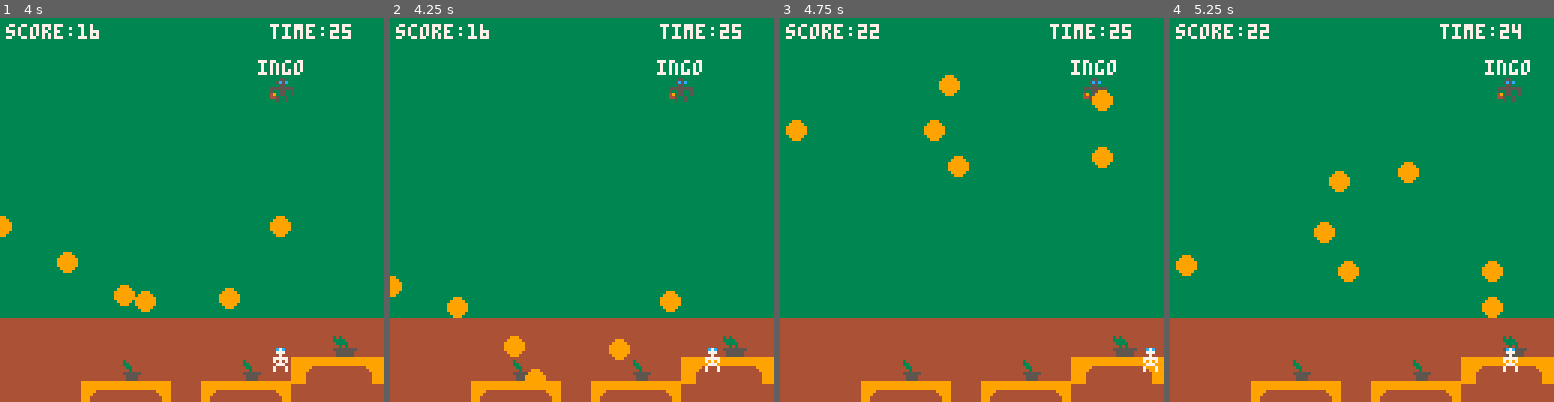
Above: before the commit, frames 1-4 (left to right).
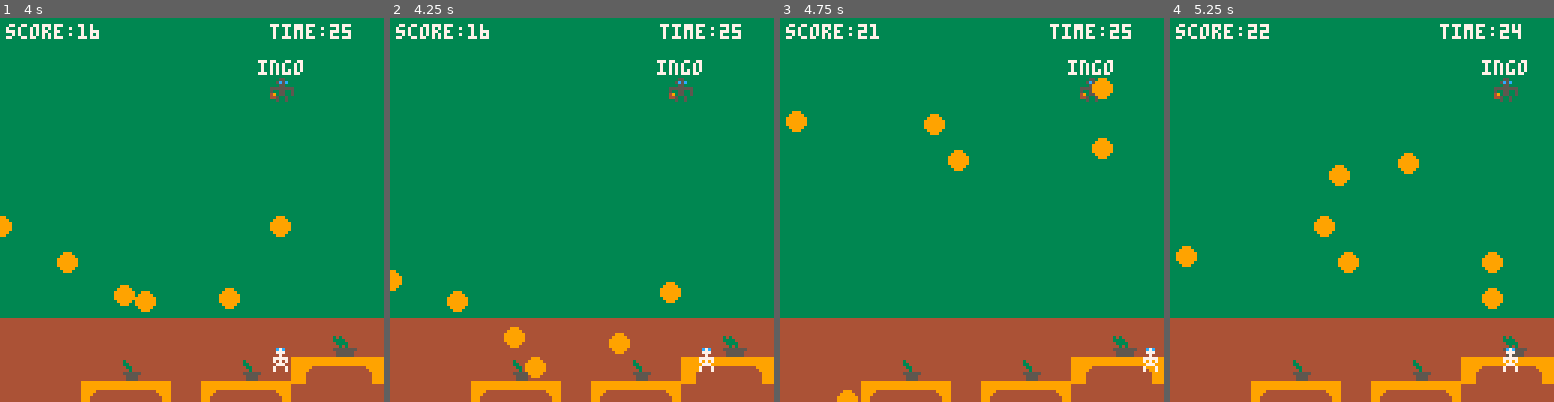
Above: after the commit, the same moments.

Repository: fpiesik/sursa_25-26
Game: PICO-8 cartridge alina.p8
Two runs of this game, one before a commit and one after it. Both use one fixed random seed, a clock stepped at 60 frames per second and the inputs below.
Inputs:
- Up to frame 1 (4 s): tap X (X key) at 0.33, 1.07, 1.85, 2.97 s; tap O (Z key) at 0.7, 1.7, 2.1, 2.5, 2.9, 3.3, 3.7 s; hold Right 1.6-2.1 s; hold Right 2.47-3.03 s; hold Left 3.08-3.58 s
- Up to frame 2 (4.25 s): hold Right from 4.02 s (still down); tap X (X key) at 4.08 s; tap O (Z key) at 4.1 s
- Up to frame 3 (4.75 s): tap O (Z key) at 4.5 s; release Right at 4.68 s
- Up to frame 4 (5.25 s): tap O (Z key) at 4.9 s; hold Left from 5.08 s (still down); tap X (X key) at 5.2 s

Frame 1 is identical in both runs. In frame 2, 1.3% of the frame differs, in the area x 0-86%, y 65-95%; in frame 3, 2.0%; in frame 4, 2.2%, in the area x 1-94%, y 10-79%.

Commit message:
Add multi-cart launcher

Diff:
--- a/alina.p8
+++ b/alina.p8
@@ -101,6 +101,7 @@
 end
 
 function _draw()
+ ss_menu()
 
  cls(3)
 
@@ -138,6 +139,15 @@
   print("press y",48,70,7)
  end
 end
+-->8
+-- multi-cart helper
+function ss_menu()
+ if (btn(4) and btnp(5))
+ or (btn(5) and btnp(4)) then
+  load("surviving_sandwehen.p8")
+ end
+end
+
 __gfx__
 0000000000c7c00000c7c00000c7c000000000000000000000000000000000000000000000000000000000000000000000000000000000000000000000000000
 00000000007770000077700000777000000000000000000000000000000000000000000000000000000000000000000000000000000000000000000000000000
--- a/alissa.p8
+++ b/alissa.p8
@@ -8,6 +8,7 @@
 won = 0
 
 function _draw()
+ ss_menu()
 	if coll > 0 then
 		cls(14)
 		print("gameover", 50+x, 60,8)
@@ -104,6 +105,15 @@
 	end
 
 end
+-->8
+-- multi-cart helper
+function ss_menu()
+ if (btn(4) and btnp(5))
+ or (btn(5) and btnp(4)) then
+  load("surviving_sandwehen.p8")
+ end
+end
+
 __gfx__
 7776677744444444bbbbbbbb777777770000000077777777000000007777777777777777555555557777777777777777cc5ccccccc5cccc56666666677777777
 7777767746664466bbbbbbbb777777770000000077755777000000007666666777777777555555557777777777575757c55555ccc55555556666666677777777
--- a/damon.p8
+++ b/damon.p8
@@ -15,6 +15,7 @@
 	zeit:init()
  end
 function _draw()
+ ss_menu()
 	if btn(0) then
   x = x - s
   f = f + 1
@@ -202,6 +203,15 @@
 		spr(s.sprts[s.frm],s.x+s.br-4,s.y)
 	end
 }
+
+-->8
+-- multi-cart helper
+function ss_menu()
+ if (btn(4) and btnp(5))
+ or (btn(5) and btnp(4)) then
+  load("surviving_sandwehen.p8")
+ end
+end
 
 __gfx__
 00000000000000000000000000000000000000000000000077777777bbbbbbbb788888887888888777777777777777776666666688888888aaa7aaa77a77a777
--- a/elanur.p8
+++ b/elanur.p8
@@ -13,6 +13,7 @@
 end
 
 function _draw()
+ ss_menu()
 	if gmo == 1 then
 		cls(12)
 		print("gmo",x+50,50,8)
@@ -64,6 +65,15 @@
 	frame=flr(time()*5) % #sprts+1
 	spr(sprts[frame],x,y)
 	?frame
+end
+
+-->8
+-- multi-cart helper
+function ss_menu()
+ if (btn(4) and btnp(5))
+ or (btn(5) and btnp(4)) then
+  load("surviving_sandwehen.p8")
+ end
 end
 
 __gfx__
--- a/emirhan.p8
+++ b/emirhan.p8
@@ -14,6 +14,7 @@
 end
 
 function _draw()
+ ss_menu()
 	zeit:upd()
 	cls(7)
 	map()
@@ -171,6 +172,15 @@
 		spr(s.sprts[s.frm],s.x+s.br-4,s.y)
 	end
 }
+
+-->8
+-- multi-cart helper
+function ss_menu()
+ if (btn(4) and btnp(5))
+ or (btn(5) and btnp(4)) then
+  load("surviving_sandwehen.p8")
+ end
+end
 
 __gfx__
 00000000000000000000000000000000000000000055555000555550005555500055555040000400000000007777777700000000666666660555555505555555
--- a/ivan.p8
+++ b/ivan.p8
@@ -9,6 +9,7 @@
 map()
 
 function _draw()
+ ss_menu()
 spr(1,xt,yt,2,2)
 if btn(⬆️) then spr(39,sx-170,sy-150,1,1)
 end
@@ -46,6 +47,15 @@
 
 
 
+
+-->8
+-- multi-cart helper
+function ss_menu()
+ if (btn(4) and btnp(5))
+ or (btn(5) and btnp(4)) then
+  load("surviving_sandwehen.p8")
+ end
+end
 
 __gfx__
 00000000000000fffff00000444477777777444400000ffffff0000000000ffffff0000077777777666666660000000000000000000000000000000000000000
--- a/lian.p8
+++ b/lian.p8
@@ -13,6 +13,7 @@
 end
 
 function _draw()
+ ss_menu()
 	cls(12)
 	map()
 	zeit:drw()
@@ -66,6 +67,15 @@
 
 	end
 }
+
+-->8
+-- multi-cart helper
+function ss_menu()
+ if (btn(4) and btnp(5))
+ or (btn(5) and btnp(4)) then
+  load("surviving_sandwehen.p8")
+ end
+end
 
 __gfx__
 00000000000000005555555555000000555555555555555555555555555555550000000000000646886465888885000000000000000000000000000000000000
--- a/raphael.p8
+++ b/raphael.p8
@@ -97,6 +97,7 @@
 end
 
 function _draw()
+ ss_menu()
  cls()
  map()
  if lives == 3 then print("♥ ♥ ♥",55,38,8) end
@@ -123,6 +124,15 @@
  --pset(flr(pl.x+15),flr(pl.y),11)
  --pset(flr(pl.x+15),flr(pl.y+15),11)
 end
+-->8
+-- multi-cart helper
+function ss_menu()
+ if (btn(4) and btnp(5))
+ or (btn(5) and btnp(4)) then
+  load("surviving_sandwehen.p8")
+ end
+end
+
 __gfx__
 00000000000000000000000000000000000000000000000000000000000000000000000000000000000000000000000000000000000000007777777777777777
 00000000000000000000000000000000000000000000000000000000000000000000000000000000000000000000000000000000000000007777777776666667
--- a/samuel.p8
+++ b/samuel.p8
@@ -63,6 +63,7 @@
 
 
 function _draw()
+ ss_menu()
 	cls()
 	map(titelx,titely)
 	if animation==true or move==true then spr(table1,0,45,4,4) end
@@ -459,6 +460,15 @@
 	if ty==72.5 and hide7==true and check==7 then win=true end
 	if ty==72.5 and hide8==true and check==8 then win=true end
 end
+-->8
+-- multi-cart helper
+function ss_menu()
+ if (btn(4) and btnp(5))
+ or (btn(5) and btnp(4)) then
+  load("surviving_sandwehen.p8")
+ end
+end
+
 __gfx__
 00000000444444444444111144444444444444440000000000000000000000000000000000000000000000000000000000000000000000000000000000000000
 00000000447447444411181111444744447447440000000000000000000000000000000000000000000000000000000000000000000000000000000000000000
--- a/sean.p8
+++ b/sean.p8
@@ -16,6 +16,7 @@
 verloren=false
 
 function _draw()
+ ss_menu()
  cls()
 
  if verloren then
@@ -79,6 +80,15 @@
   if s.x > 128 then
    del(schnee,s)
   end
+ end
+end
+
+-->8
+-- multi-cart helper
+function ss_menu()
+ if (btn(4) and btnp(5))
+ or (btn(5) and btnp(4)) then
+  load("surviving_sandwehen.p8")
  end
 end
 
--- /dev/null
+++ b/surviving_sandwehen.p8
@@ -0,0 +1,64 @@
+pico-8 cartridge // http://www.pico-8.com
+version 43
+__lua__
+-- surviving sandwehen
+-- multi-cart menu
+-- each menu entry loads one
+-- student mini-game cart
+
+levels={
+ {"alina",   "mensa escape"},
+ {"alissa",  "schulweg"},
+ {"damon",   "wort-sortierer"},
+ {"elanur",  "hindernislauf"},
+ {"emirhan", "faecher-sortierer"},
+ {"ivan",    "sandwehen"},
+ {"lian",    "level"},
+ {"raphael", "level"},
+ {"samuel",  "verstecken"},
+ {"sean",    "schneeball"},
+ {"toprak",  "basketball"},
+ {"tyler",   "zu spaet"}
+}
+sel=1
+blink=0
+
+function _init()
+ cls()
+end
+
+function _update60()
+ blink=(blink+1)%60
+ if btnp(2) then sel-=1 sfx(0) end
+ if btnp(3) then sel+=1 sfx(0) end
+ if sel<1 then sel=#levels end
+ if sel>#levels then sel=1 end
+ if btnp(4) or btnp(5) then
+  local cart=levels[sel][1]..".p8"
+  sfx(1)
+  load(cart)
+ end
+end
+
+function _draw()
+ cls(1)
+ rectfill(0,0,127,17,5)
+ print("surviving",45,3,7)
+ print("sandwehen",43,10,10)
+ print("multi-cart",42,22,6)
+ print("⬆️⬇️ waehlen",7,113,6)
+ print("🅾️/❎ starten",75,113,6)
+ print("in levels: 🅾️+❎ menu",25,121,5)
+
+ local start=max(1,min(sel-4,#levels-7))
+ for i=start,min(#levels,start+7) do
+  local y=34+(i-start)*9
+  local c=6
+  if i==sel then
+   rectfill(8,y-2,119,y+6,13)
+   c=7
+   if blink<30 then print("▶",11,y,c) end
+  end
+  print(levels[i][1]..": "..levels[i][2],20,y,c)
+ end
+end
--- a/toprak.p8
+++ b/toprak.p8
@@ -16,6 +16,7 @@
 timer = 60
 timespeed = 0.02
 function _draw()
+ ss_menu()
 	cls()
 	map()
  print(score,5,10,0)
@@ -134,6 +135,15 @@
  end
 
 end
+-->8
+-- multi-cart helper
+function ss_menu()
+ if (btn(4) and btnp(5))
+ or (btn(5) and btnp(4)) then
+  load("surviving_sandwehen.p8")
+ end
+end
+
 __gfx__
 00000000000000000000000000000000777777777777777777777777777777777777777777777777777777777777777700000000000000000000000000000000
 00000000000000000000000000000000777777777777777777777777777777777777777777777777777777777777777700000000000000000000000000000000
--- a/tyler.p8
+++ b/tyler.p8
@@ -87,6 +87,7 @@
 end
 
 function _draw()
+ ss_menu()
 	cls(12)
 	if won == 0 then
 	if hit == 0 then
@@ -275,6 +276,15 @@
 pl1 = { x=1, y=59, w=8, h=8 }
 sa2 = { x=96, y=64, w=8, h=8 }
 
+
+-->8
+-- multi-cart helper
+function ss_menu()
+ if (btn(4) and btnp(5))
+ or (btn(5) and btnp(4)) then
+  load("surviving_sandwehen.p8")
+ end
+end
 
 __gfx__
 00000000000990999000990099000099008888000000000000000000000000000000000055555555666666660000000000000000000000000000000000000000
